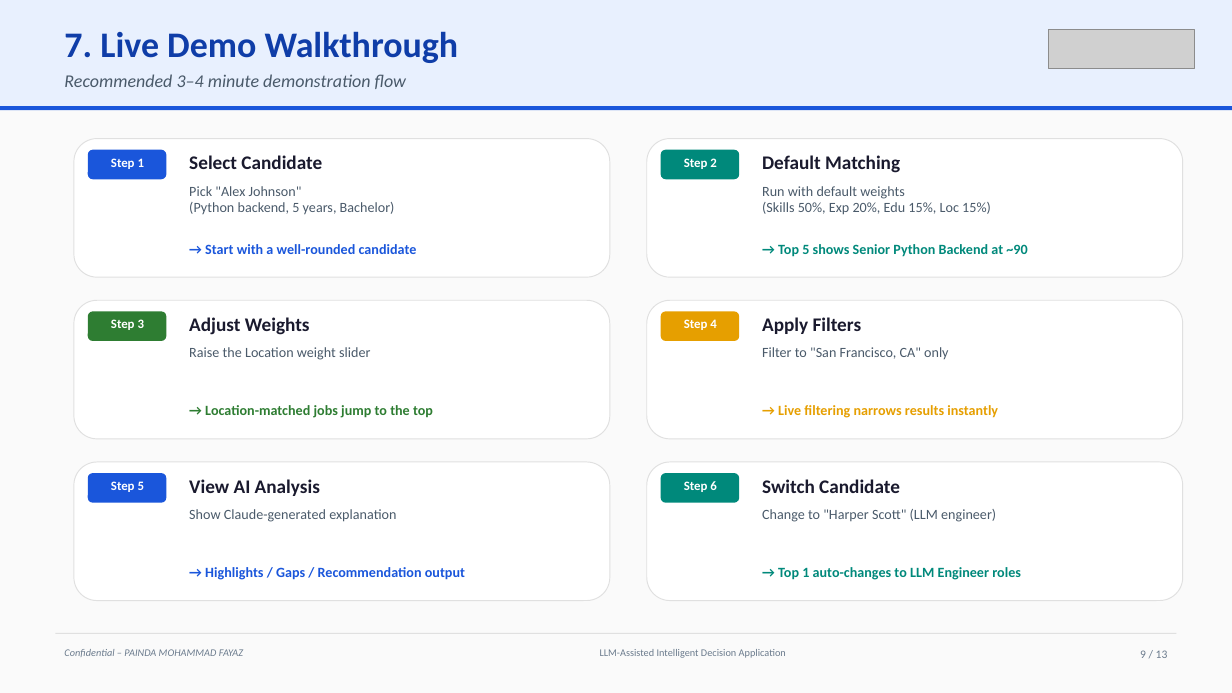
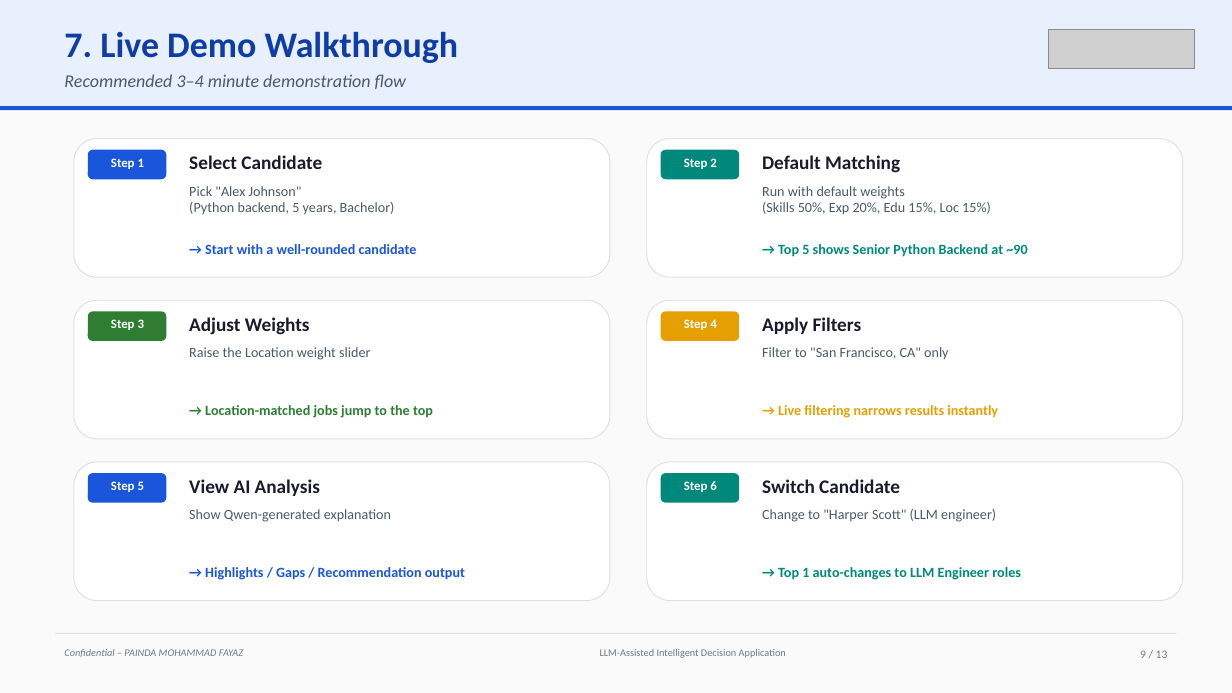
Before and after one commit to fayazpainda/job-matching, a slide deck: slide 9 of Final_Project_Presentation.pptx. Drawn at 1232x693 pixels with LibreOffice and Linux fonts; fonts in the diff are those of the drawing; grey boxes stand for pictures. Boxes give left, top, right and bottom in pixels: in the first picture for what was removed or moved away, otherwise in the second. Text is boxed around its words. In the diff, an @@ line names an element or a change of style, - is before the commit and + after.

Commit message:
Switch LLM provider from Anthropic Claude to Qwen (DashScope)
- Notebook uses the openai SDK against the OpenAI-compatible DashScope
  endpoint; llm_explain_match now calls chat.completions (mock fallback kept)
- requirements: anthropic -> openai
- .env/.env.example: DASHSCOPE_API_KEY + LLM_BASE_URL + LLM_MODEL (qwen-plus)
- Scrub Claude/Anthropic references from notebook, README, and slides
- Regenerate Final_Project_Presentation.pptx
- Ignore PowerPoint ~$ lock files

```diff
--- a/Final_Project_Presentation.pptx
+++ b/Final_Project_Presentation.pptx
@@ text at (x1=189, y1=509, x2=391, y2=522): text changed @@
-Show Claude-generated explanation
+Show Qwen-generated explanation
```
Also in this commit, not shown: 6 other slides changed, 6 other files.
